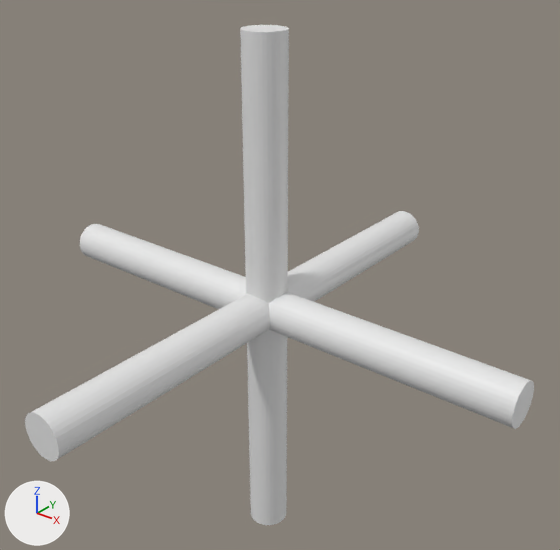
The OBJ model data/2d_marker.obj, before and after one commit.
Camera for both pictures: a camera (50 mm lens) standing at (1.633, -1.963, 1.367) and looking at (0.006, 0.071, 0.106). Every picture has the same lights, and +X, +Y and +Z are marked at lower left. Where no turn or scale is listed for an object, it has been applied to the vertices.
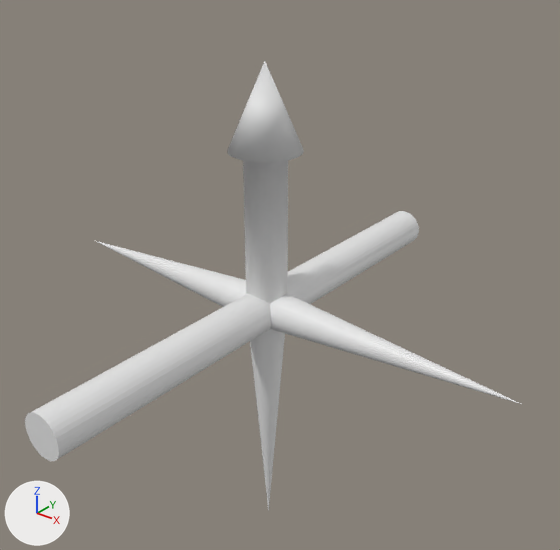
Commit message: Updated 2D marker to show the up direction

The edits, one by one:
me_cylinder is used by ob_cylinder; location (0.0, 0.0, 0.0).
me_cylinder had 192 vertices, 102 faces and spanned x -1.0..1.0, y -1.0..1.0, z -1.0..1.0.
me_cylinder now has 196 vertices, 226 faces and spans x -1.0..1.0, y -1.0..1.0, z -1.0..0.9.
me_cylinder part 1: a new loose piece, a UV sphere (32 segments, 2 rings, poles along x) spanning x -1.0..1.0, y -0.08..0.08, z -0.08..0.08.
me_cylinder part 2: the loose piece of 64 vertices spanning x -0.08..0.08, y -0.08..0.08, z -1.0..1.0 is rebuilt with 98 vertices and now spans x -0.13..0.13, y -0.13..0.13, z -1.0..0.9.
me_cylinder part 3: the loose piece of 64 vertices spanning x -1.0..1.0, y -0.08..0.08, z -0.08..0.08 is deleted.

Location of each change, (x1, y1, x2, y2) in pixels of the pictures (560 x 550 px):
'Cylinder', reshaped (10% shorter)
    before: (25, 25, 534, 525)
    after: (25, 61, 521, 511)
part 1 of me_cylinder, added
    after: (96, 241, 521, 404)
part 2 of me_cylinder, rebuilt (56% wider, 10% shorter)
    before: (240, 25, 289, 525)
    after: (227, 61, 304, 511)
part 3 of me_cylinder, deleted
    before: (80, 224, 534, 429)
